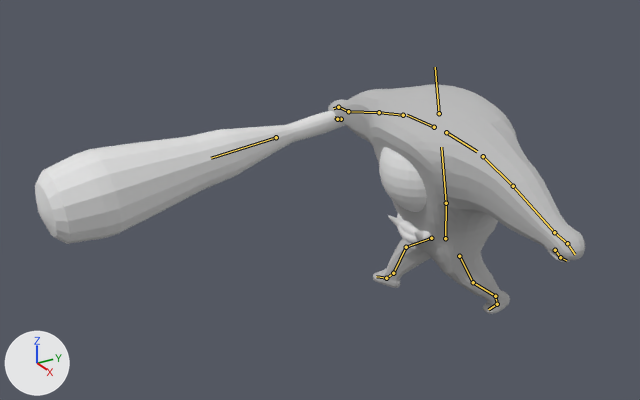
The Blender file First3D/Assets/model/bigeyewithAUTOWeight.blend: old version first, new version second.
One viewpoint serves both versions: a 50 mm lens placed at (7.8, -6.51, 5.9), pointed at (-0.14, -1.76, 1.78). Lighting does not change. The marker at lower left points along +X, +Y and +Z. Both versions are drawn at frame 1 of the action 'walk6V3'; the numbers are the values there. The bones that bend it are drawn over the model as lines.
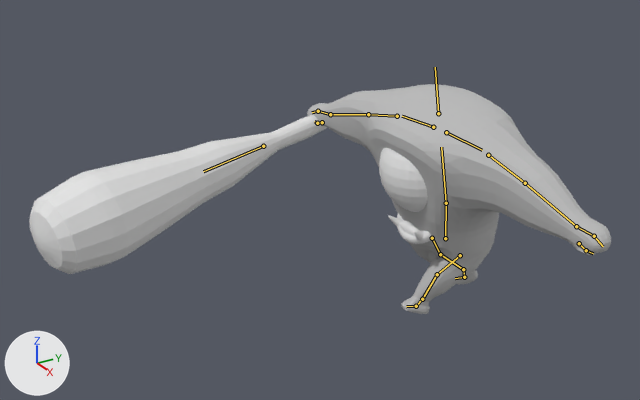
Location of each change, [x1, y1, x2, y2] in pixels of the pictures (640 x 400 px):
'Cube', posed (18% wider): before [328, 84, 585, 314]; after [307, 84, 611, 314]
'Sphere', posed (19% taller): before [35, 111, 345, 244]; after [29, 115, 327, 274]
bone 'Shoulder.L', root to tip: before (446, 132) to (477, 151); after (446, 132) to (482, 150)
bone 'Arm 01.L', root to tip: before (483, 156) to (513, 186); after (488, 155) to (525, 183)
bone 'Arm 02.L', root to tip: before (513, 186) to (554, 232); after (525, 183) to (576, 226)
bone 'Shoulder.R', root to tip: before (434, 127) to (407, 115); after (433, 127) to (402, 116)
bone 'Arm 01.R', root to tip: before (403, 115) to (379, 112); after (397, 116) to (368, 114)
bone 'Arm 02.R', root to tip: before (379, 112) to (348, 111); after (368, 114) to (330, 114)
bone 'Hand.R', root to tip: before (348, 111) to (338, 107); after (330, 114) to (318, 111)
bone 'Leg 02.L', root to tip: before (473, 282) to (495, 296); after (437, 274) to (422, 299)
bone 'Leg 03.L', root to tip: before (495, 296) to (497, 304); after (422, 299) to (416, 306)
bone 'Leg 04.L', root to tip: before (497, 304) to (488, 309); after (416, 306) to (406, 306)
bone 'Leg 02.R', root to tip: before (406, 247) to (393, 273); after (440, 254) to (463, 269)
bone 'Leg 03.R', root to tip: before (393, 273) to (386, 278); after (463, 269) to (464, 277)
bone 'Leg 04.R', root to tip: before (386, 278) to (376, 276); after (464, 277) to (455, 278)

The change, as a list of edits to the scene's bpy script:
```text
Change bone_shoulder_l:
    where bone_shoulder_l = bpy.data.objects['Armature'].pose.bones['Shoulder.L']  # child of 'Body Mid'
    bone_shoulder_l.rotation_quaternion: (0.999, 0.006, 0.002, -0.033) -> (1.0, -0.005, -0.002, 0.028)  # degrees (1, 0, -4) -> degrees (-1, 0, 3)
Change bone_arm_01_l:
    where bone_arm_01_l = bpy.data.objects['Armature'].pose.bones['Arm 01.L']  # child of 'Shoulder.L'
    bone_arm_01_l.rotation_quaternion: (1.0, 0.006, 0.007, -0.029) -> (1.0, 0.004, 0.005, -0.019)  # degrees (1, 1, -3) -> degrees (0, 1, -2)
Change bone_arm_02_l:
    where bone_arm_02_l = bpy.data.objects['Armature'].pose.bones['Arm 02.L']  # child of 'Arm 01.L'
    bone_arm_02_l.rotation_quaternion: (1.0, 0.006, 0.008, -0.029) -> (1.0, 0.004, 0.005, -0.019)  # degrees (1, 1, -3) -> degrees (0, 1, -2)
Change bone_shoulder_r:
    where bone_shoulder_r = bpy.data.objects['Armature'].pose.bones['Shoulder.R']  # child of 'Body Mid'
    bone_shoulder_r.rotation_quaternion: (1.0, -0.005, 0.002, -0.028) -> (0.999, 0.006, -0.002, 0.033)  # degrees (-1, 0, -3) -> degrees (1, 0, 4)
Change bone_arm_01_r:
    where bone_arm_01_r = bpy.data.objects['Armature'].pose.bones['Arm 01.R']  # child of 'Shoulder.R'
    bone_arm_01_r.rotation_quaternion: (1.0, 0.004, -0.005, 0.019) -> (1.0, 0.006, -0.007, 0.029)  # degrees (0, -1, 2) -> degrees (1, -1, 3)
Change bone_arm_02_r:
    where bone_arm_02_r = bpy.data.objects['Armature'].pose.bones['Arm 02.R']  # child of 'Arm 01.R'
    bone_arm_02_r.rotation_quaternion: (1.0, 0.004, -0.005, 0.019) -> (1.0, 0.006, -0.008, 0.029)  # degrees (0, -1, 2) -> degrees (1, -1, 3)
Change bone_hand_r:
    where bone_hand_r = bpy.data.objects['Armature'].pose.bones['Hand.R']  # child of 'Arm 02.R'
    bone_hand_r.rotation_quaternion: (1.0, 0.004, 0.0, 0.02) -> (1.0, 0.006, -0.001, 0.03)  # degrees (0, 0, 2) -> degrees (1, 0, 3)
Change bone_leg_02_l:
    where bone_leg_02_l = bpy.data.objects['Armature'].pose.bones['Leg 02.L']  # child of 'Leg 01.L'
    bone_leg_02_l.rotation_quaternion: (0.986, -0.164, -0.04, -0.001) -> (0.991, -0.031, -0.055, 0.116)  # degrees (-19, -5, 1) -> degrees (-4, -6, 14)
Change bone_leg_03_l:
    where bone_leg_03_l = bpy.data.objects['Armature'].pose.bones['Leg 03.L']  # child of 'Leg 02.L'
    bone_leg_03_l.rotation_quaternion: (1.0, -0.002, -0.001, 0.001) -> (0.976, 0.166, 0.062, -0.125)  # degrees (0, 0, 0) -> degrees (18, 9, -13)
Change bone_leg_04_l:
    where bone_leg_04_l = bpy.data.objects['Armature'].pose.bones['Leg 04.L']  # child of 'Leg 03.L'
    bone_leg_04_l.rotation_quaternion: (0.96, -0.275, -0.056, 0.0) -> (0.999, -0.003, 0.04, -0.013)  # degrees (-32, -6, 2) -> degrees (0, 5, -2)
Change bone_leg_02_r:
    where bone_leg_02_r = bpy.data.objects['Armature'].pose.bones['Leg 02.R']  # child of 'Leg 01.R'
    bone_leg_02_r.rotation_quaternion: (0.991, -0.031, 0.055, -0.116) -> (0.986, -0.164, 0.04, 0.001)  # degrees (-4, 6, -14) -> degrees (-19, 5, -1)
Change bone_leg_03_r:
    where bone_leg_03_r = bpy.data.objects['Armature'].pose.bones['Leg 03.R']  # child of 'Leg 02.R'
    bone_leg_03_r.rotation_quaternion: (0.976, 0.166, -0.062, 0.125) -> (1.0, -0.002, 0.001, -0.001)  # degrees (18, -9, 13) -> degrees (0, 0, 0)
Change bone_leg_04_r:
    where bone_leg_04_r = bpy.data.objects['Armature'].pose.bones['Leg 04.R']  # child of 'Leg 03.R'
    bone_leg_04_r.rotation_quaternion: (0.999, -0.003, -0.04, 0.013) -> (0.96, -0.275, 0.056, 0.0)  # degrees (0, -5, 2) -> degrees (-32, 6, -2)
Change bone_leg_ik_l:
    where bone_leg_ik_l = bpy.data.objects['Armature'].pose.bones['Leg IK.L']
    bone_leg_ik_l.location: (0.25, 0.97, 0.11) -> (-0.76, -1.17, 0.13)
Change bone_leg_ik_r:
    where bone_leg_ik_r = bpy.data.objects['Armature'].pose.bones['Leg IK.R']
    bone_leg_ik_r.location: (-0.24, -0.96, 0.13) -> (0.75, 1.21, 0.11)
```
